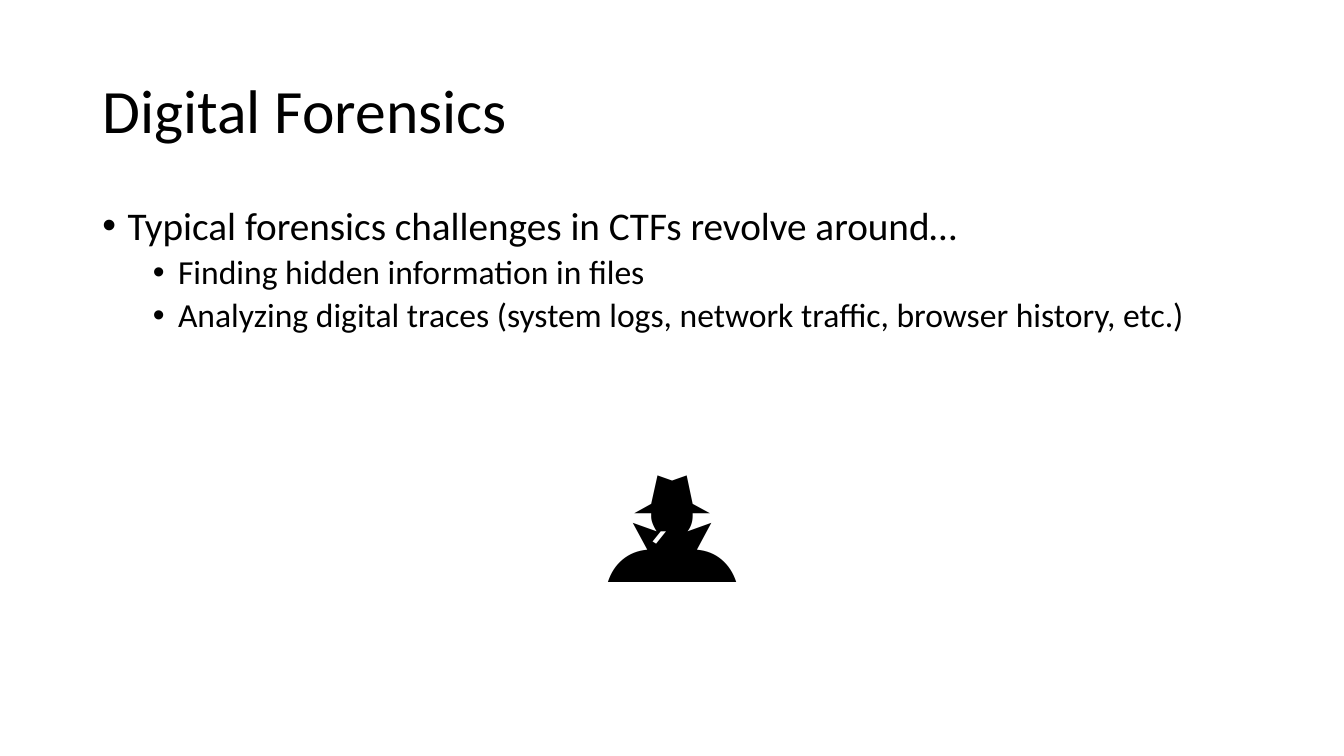
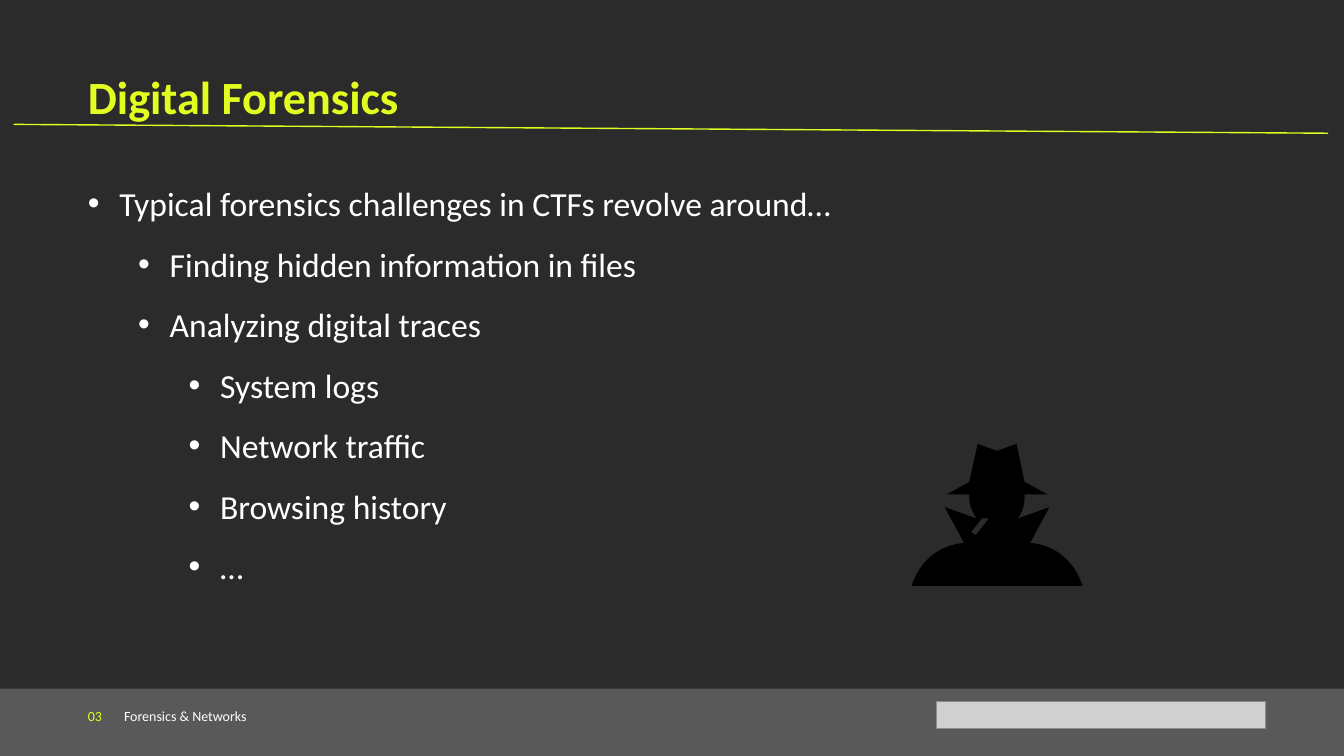
Before and after one commit to Cyanivde/technion-ctf, a slide deck: slide 3 of files/forensics-networks.pptx. Drawn at 1344x756 pixels with LibreOffice and Linux fonts; fonts in the diff are those of the drawing; grey boxes stand for pictures; background and template pictures are left out; a plain dark background stands for a picture behind light text. Boxes give left, top, right and bottom in pixels: in the first picture for what was removed or moved away, otherwise in the second. Text is boxed around its words. In the diff, an @@ line names an element or a change of style, - is before the commit and + after.

```diff
--- a/files/forensics-networks.pptx
+++ b/files/forensics-networks.pptx
@@ background #FFFFFF to picture (left out) @@
@@ text "Digital Forensics": place and size @@
-text "Digital Forensics" at [102, 90, 507, 144]
+text "Digital Forensics" at [88, 81, 399, 126]
@@ text "Digital Forensics" at [88, 81, 399, 126]: size 44 to 33 pt, text colour #000000 to #E2FE21, bold on; line spacing 0.9 to 1; vertical alignment middle to top @@
@@ line added from (14, 124) to (1329, 133), #E2FE21 1 pt @@
@@ text "Typical forensics challenges in CTFs ...": place and size @@
-text "Typical forensics challenges in CTFs ..." at [128, 212, 1183, 333]
+text "Typical forensics challenges in CTFs ..." at [119, 192, 831, 525]
@@ text at [119, 192, 831, 283]: size 28 to 24 pt in "Typical forensics challenges in CTFs revolve around…"; text colour #000000 to #FFFFFF in "Typical forensics challenges in CTFs revolve around…", "Finding hidden information in files"; indent changed; line spacing 0.9 to 1.5; less space between paragraphs @@
@@ text at [170, 313, 481, 525]: text changed; text colour #000000 to #FFFFFF @@
-  • Analyzing digital traces (system logs, network traffic, browser history, etc.)
+  • Analyzing digital traces
+    • System logs
+    • Network traffic
+    • Browsing history
+    • …
@@ text "🕵️": place and size @@
-text "🕵️" at [336, 410, 1008, 624]
+text "🕵️" at [671, 358, 1324, 639]
@@ text "🕵️" at [671, 358, 1324, 639]: size 120 to 160 pt, font Calibri to Karla @@
@@ rectangle added at [0, 689, 1344, 756], fill #595959 @@
@@ text added at [88, 711, 246, 721], 10 pt, text #FFFFFF @@
+03 Forensics & Networks
@@ picture added at [937, 702, 1266, 729] @@
```
Also in this commit, not shown: 11 other slides changed, 3 slides added, 3 slides removed.
